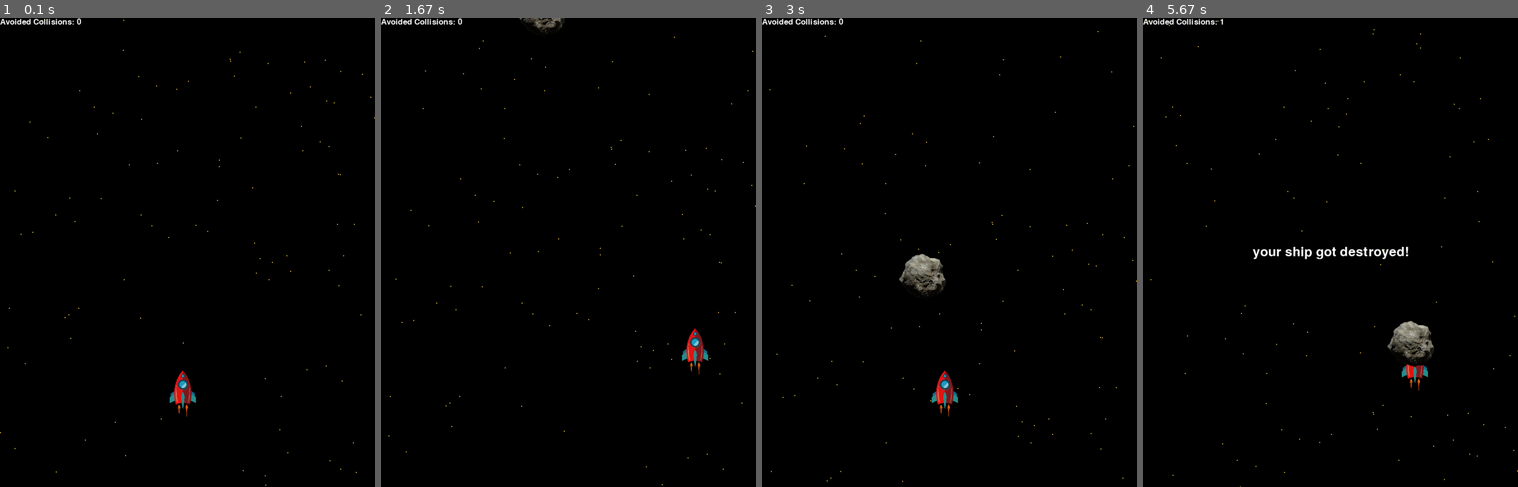
Above: before the commit, frames 1-4 (left to right).
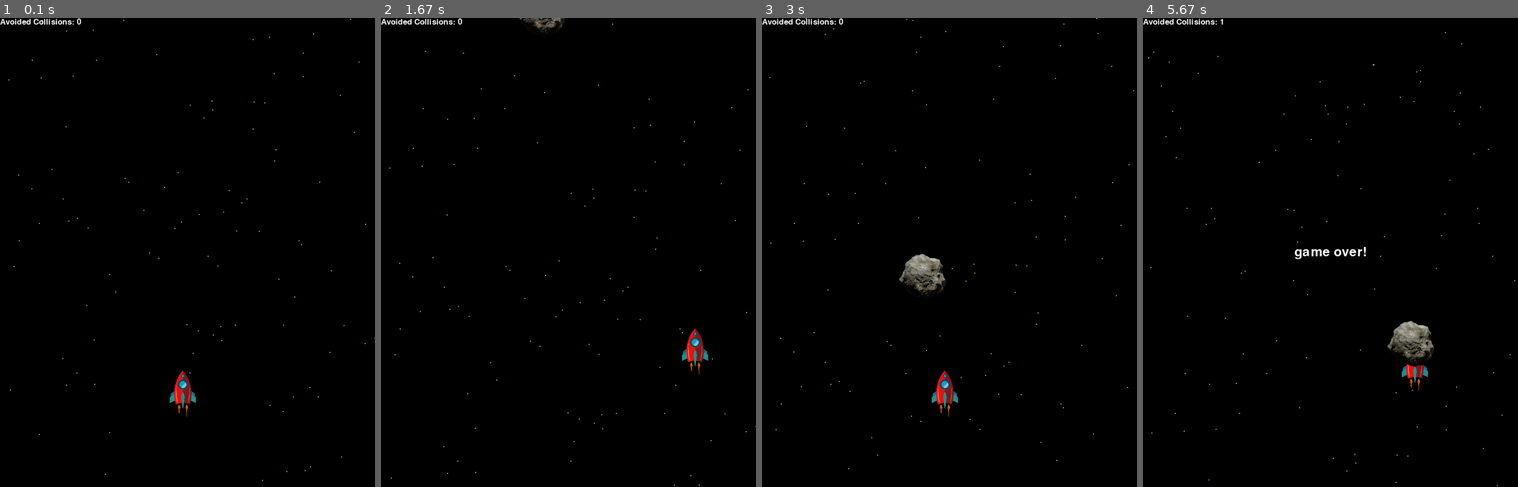
Above: after the commit, the same moments.

Repository: TimoFlesch/pygame_spaceship
Game: pygame game, started from code/main.py
Two runs of this game, one before a commit and one after it. Both use one fixed random seed, a clock stepped at 60 frames per second and the inputs below.
Inputs:
- Up to frame 1 (0.1 s): no input
- Up to frame 2 (1.67 s): hold Right 0.33-0.8 s; hold Up 0.83-1.13 s; hold Right 1.17-1.63 s
- Up to frame 3 (3 s): hold Left 1.67-2.2 s; hold Down 2.23-2.53 s; hold Left 2.57-2.97 s
- Up to frame 4 (5.67 s): hold Up 3-3.37 s; hold Right 3.4-4.03 s; hold Down 4.07-4.43 s; hold Left 4.47-4.93 s; hold Right 4.97-5.43 s; hold Up from 5.47 s (still down)

The runs differ from the first frame. In frame 1, 0.2% of the frame differs, in the area x 0-100%, y 0-100%; in frame 2, 0.2%; in frame 3, 0.2%; in frame 4, 0.7%, in the area x 1-100%, y 0-100%.

Commit message:
pep8 (kinda)

Diff:
--- a/code/main.py
+++ b/code/main.py
@@ -6,81 +6,114 @@
 import random
 import numpy as np
 
+# window constants
+WINDOW_WIDTH = 800
+WINDOW_HEIGHT = 1000
+
+# agent constants
+AGENT_WIDTH = 60
+AGENT_HEIGHT = 100
+
+AGENT_STARTX = WINDOW_WIDTH * .45
+AGENT_STARTY = WINDOW_HEIGHT * .75
+
+AGENT_SPEED = 5
+
+# image paths
+PATH_AGENTIMG = '../assets/spaceship.png'
+PATH_ASTEROIDIMG = '../assets/asteroid.png'
+
+# colors
+COL_WHITE = (255, 255, 255)
+COL_BLACK = (0, 0, 0)
+COL_YELLOW = (245, 206, 66)
+
+# obstacle constants
+OBSTACLE_WIDTH = 50
+OBSTACLE_HEIGHT = 50
+OBSTACLE_SPEED = 7
+
+# stars (background)
+N_STARS = 100
+STARS_STARTX = np.random.randint(0, WINDOW_WIDTH, N_STARS)
+STARS_STARTY = np.random.randint(0, WINDOW_HEIGHT, N_STARS)
+STARS_WIDTH = 2
+STARS_HEIGHT = 2
+STARS_SPEED = 2
+
+
 pygame.init()
-windowWidth = 800
-windowHeight = 1000
-gameDisplay = pygame.display.set_mode((windowWidth, windowHeight))
-pygame.display.set_caption('hello world')
+game_display = pygame.display.set_mode((WINDOW_WIDTH, WINDOW_HEIGHT))
+pygame.display.set_caption('asteriods 1.0')
 
 clock = pygame.time.Clock()
 
-agentImg = pygame.image.load('../assets/spaceship.png')
+agent_img = pygame.image.load(PATH_AGENTIMG)
 # make image smaller
-agentWidth = 60
-agentHeight = 100
-agentImg = pygame.transform.scale(agentImg, (agentWidth, agentHeight))
-
-asteroidImg = pygame.image.load('../assets/asteroid.png')
+agent_img = pygame.transform.scale(agent_img, (AGENT_WIDTH, AGENT_HEIGHT))
+
+asteroid_img = pygame.image.load(PATH_ASTEROIDIMG)
+
 
 def draw_agent(x, y):
-    gameDisplay.blit(agentImg, (x, y))
+    game_display.blit(agent_img, (x, y))
 
 
 def draw_stars(x, y, w, h):
     for ii in range(x.shape[0]):
-        pygame.draw.rect(gameDisplay, (245, 206, 66), [x[ii], y[ii], w, h])
+        pygame.draw.rect(game_display, COL_YELLOW, [x[ii], y[ii], w, h])
 
 
 def draw_obstacle(x, y, w, h, col):
-    # pygame.draw.rect(gameDisplay, col, [x, y, w, h])
-    gameDisplay.blit(asteroidImg, (x, y))
+    # pygame.draw.rect(game_display, col, [x, y, w, h])
+    game_display.blit(asteroid_img, (x, y))
+
 
 def draw_dodgecounter(count):
     font = pygame.font.SysFont(None, 26)
     text = font.render("Avoided Collisions: " + str(count),
-            True, (255, 255, 255))
-    gameDisplay.blit(text, (0, 0))
+                True, COL_WHITE)
+    game_display.blit(text, (0, 0))
 
 
 def update_stars(x, y):
     for ii in range(len(x)):
-        if y[ii] > windowHeight:
+        if y[ii] > WINDOW_HEIGHT:
             y[ii] = 0
-            x[ii] = np.random.randint(0,windowWidth,1)
+            x[ii] = np.random.randint(0, WINDOW_WIDTH, 1)
     return x, y
+
 
 def print_message(messageText):
     textFont = pygame.font.Font('freesansbold.ttf', 28)
-    textSurface = textFont.render(messageText, True, (255, 255, 255))
+    textSurface = textFont.render(messageText, True, COL_WHITE)
     textRect = textSurface.get_rect()
-    textRect.center = ((windowWidth/2, windowHeight/2))
-
-    gameDisplay.blit(textSurface, textRect)
+    textRect.center = ((WINDOW_WIDTH/2, WINDOW_HEIGHT/2))
+
+    game_display.blit(textSurface, textRect)
     pygame.display.update()
 
 
 def agent_left_screen(waitSecs=2):
     # print message
-    print_message('please stay insde the window!')
+    print_message('game over!')
     # wait for three seconds
     time.sleep(waitSecs)
     main_loop()
 
 
 def agent_crashed(waitSecs=2):
-    print_message('your ship got destroyed!')
+    print_message('game over!')
     time.sleep(waitSecs)
     main_loop()
 
 
-
 def main_loop():
     quitGame = False
-    agentXPos = windowWidth * .45
-    agentYPos = windowHeight * .75
-
-    spaceshipSpeed = 5
-    dodgedItems = 0
+    agentXPos = AGENT_STARTX
+    agentYPos = AGENT_STARTY
+
+    n_dodged = 0
 
     # define change of x and y (init to 0)
     delta_x = 0
@@ -89,17 +122,12 @@
     # init obstacle
     obstacleXPos = random.randrange(0, agentXPos)
     obstacleYPos = -agentYPos
-    obstacleSpeed = 7
-    obstacleWidth = 50
-    obstacleHeight = 50
+    obstacleSpeed = OBSTACLE_SPEED
 
     # init stars
-    numStars = 100
-    starsXPos = np.random.randint(0,windowWidth,numStars)
-    starsYPos = np.random.randint(0,windowHeight,numStars)
-    starsWidth = 2
-    starsHeight = 2
-    starsSpeed = 2
+    starsXPos = STARS_STARTX
+    starsYPos = STARS_STARTY
+    starsSpeed = STARS_SPEED
 
     while not quitGame:
         for event in pygame.event.get():
@@ -112,13 +140,13 @@
             if event.type == pygame.KEYDOWN:
                 # if left key, move left
                 if event.key == pygame.K_LEFT:
-                    delta_x = -spaceshipSpeed
+                    delta_x = -AGENT_SPEED
                 elif event.key == pygame.K_RIGHT:
-                    delta_x = spaceshipSpeed
+                    delta_x = AGENT_SPEED
                 elif event.key == pygame.K_UP:
-                    delta_y = -spaceshipSpeed
+                    delta_y = -AGENT_SPEED
                 elif event.key == pygame.K_DOWN:
-                    delta_y = spaceshipSpeed
+                    delta_y = AGENT_SPEED
                 elif event.key == pygame.K_ESCAPE:
                     pygame.quit()
                     quit()
@@ -128,15 +156,15 @@
                     delta_x = 0
                 elif event.key == pygame.K_UP or event.key == pygame.K_DOWN:
                     delta_y = 0
-            print(event)
-        gameDisplay.fill((0, 0, 0))
+            # print(event)
+        game_display.fill(COL_BLACK)
 
         # draw stars
-        draw_stars(starsXPos, starsYPos, starsWidth, starsHeight)
-        starsYPos+= starsSpeed
+        draw_stars(starsXPos, starsYPos, STARS_WIDTH, STARS_HEIGHT)
+        starsYPos += starsSpeed
         starsXPos, starsYPos = update_stars(starsXPos, starsYPos)
         # draw dodge counter
-        draw_dodgecounter(dodgedItems)
+        draw_dodgecounter(n_dodged)
 
         # update location of agent
         agentXPos += delta_x
@@ -145,30 +173,33 @@
 
         # update location of obstacles
         draw_obstacle(obstacleXPos, obstacleYPos,
-            obstacleWidth, obstacleHeight, (255, 255, 255))
+                        OBSTACLE_WIDTH, OBSTACLE_HEIGHT, COL_WHITE)
         obstacleYPos += obstacleSpeed
 
-        # if obstacle has left screen, put it back on top, but with new random x location
-        if obstacleYPos > windowHeight:
-            obstacleYPos = 0-obstacleHeight
-            obstacleXPos = random.randrange(0, windowWidth)
+        # if obstacle has left screen, put it back on top, but
+        # with new random x location
+        if obstacleYPos > WINDOW_HEIGHT:
+            obstacleYPos = 0-OBSTACLE_HEIGHT
+            obstacleXPos = random.randrange(0, WINDOW_WIDTH)
             # count up score and increase difficulty of game
-            dodgedItems += 1
-            obstacleSpeed +=1
+            n_dodged += 1
+            obstacleSpeed += 1
             starsSpeed += 1
-            # obstacleWidth += (dodgedItems * 1.2)
+            # OBSTACLE_WIDTH += (n_dodged * 1.2)
 
         # if obstacle has touched agent, restart
-        if agentYPos < obstacleYPos+obstacleHeight:
-            print('y crossover')
+        if agentYPos < obstacleYPos+OBSTACLE_HEIGHT:
             if not(agentYPos < obstacleYPos):
-                if (obstacleXPos + obstacleWidth > agentXPos and agentXPos > obstacleXPos
-                        or agentXPos+agentWidth > obstacleXPos and agentXPos+agentWidth < obstacleXPos+obstacleWidth):
-                        agent_crashed()
+                if (obstacleXPos + OBSTACLE_WIDTH > agentXPos and
+                        agentXPos > obstacleXPos or
+                        agentXPos+AGENT_WIDTH > obstacleXPos and
+                        agentXPos+AGENT_WIDTH < obstacleXPos +
+                        OBSTACLE_WIDTH):
+                    agent_crashed()
         # if agent has left screen, restart
         if (agentXPos < 0 or agentYPos < 0 or agentXPos
-                > windowWidth - agentWidth
-                or agentYPos > windowHeight - agentHeight):
+                > WINDOW_WIDTH - AGENT_WIDTH
+                or agentYPos > WINDOW_HEIGHT - AGENT_HEIGHT):
             agent_left_screen()
         pygame.display.update()
 
